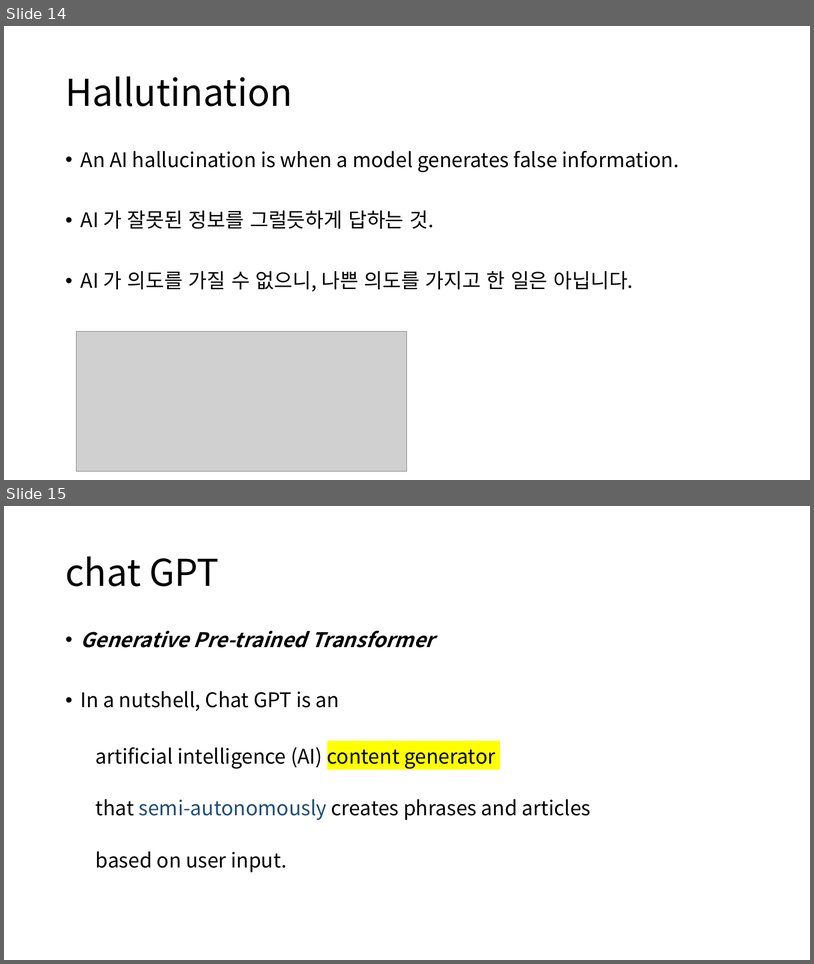
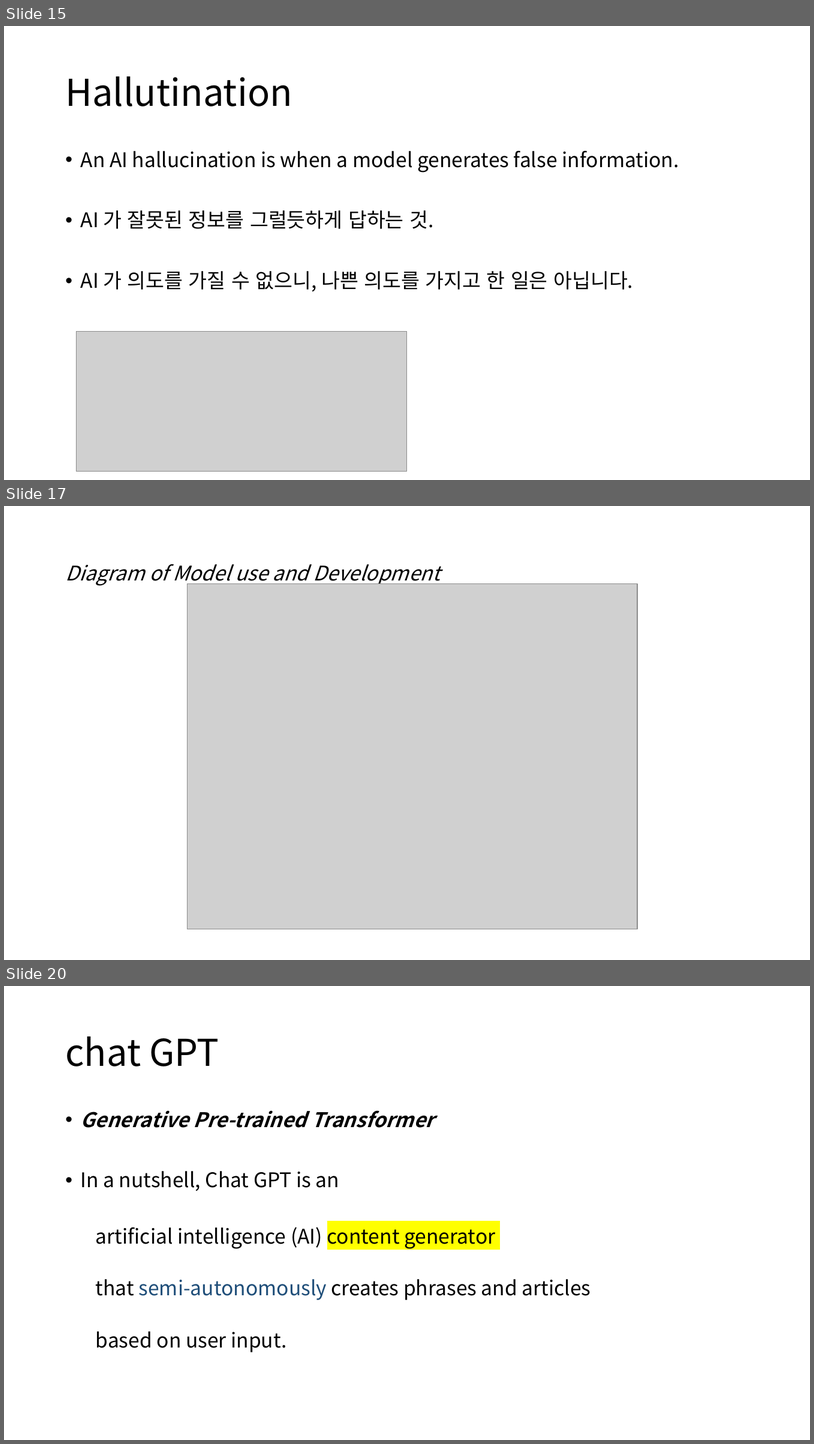
Before and after one commit to MigoJJ/AI_2023.07, a slide deck: AI_01_Introduction_A_terminology.pptx. Shown one above the other, each under a label of ours: slides 14 and 15 before the commit, slides 15, 17 and 20 after it; the slides between them are not shown. The pictures are 814x964 and 814x1444 pixels, drawn with LibreOffice and Linux fonts; fonts in the diff are those of the drawing; grey boxes stand for pictures. Boxes give left, top, right and bottom in pixels: in the first picture for what was removed or moved away, otherwise in the second. Text is boxed around its words. In the diff, an @@ line names an element or a change of style, - is before the commit and + after.

```diff
--- a/AI_01_Introduction_A_terminology.pptx
+++ b/AI_01_Introduction_A_terminology.pptx
@@ slide 17 added at bbox=[4, 506, 810, 960], background #FFFFFF @@
@@ title added at bbox=[65, 564, 440, 586], 24 pt, text #000000, italic @@
+Diagram of Model use and Development
@@ picture added at bbox=[188, 583, 638, 929] @@
@@ what was slide 14 is now slide 15 @@
@@ what was slide 15 is now slide 20 @@
```
Also in this commit, not shown: 4 other slides added, 7 other files.
